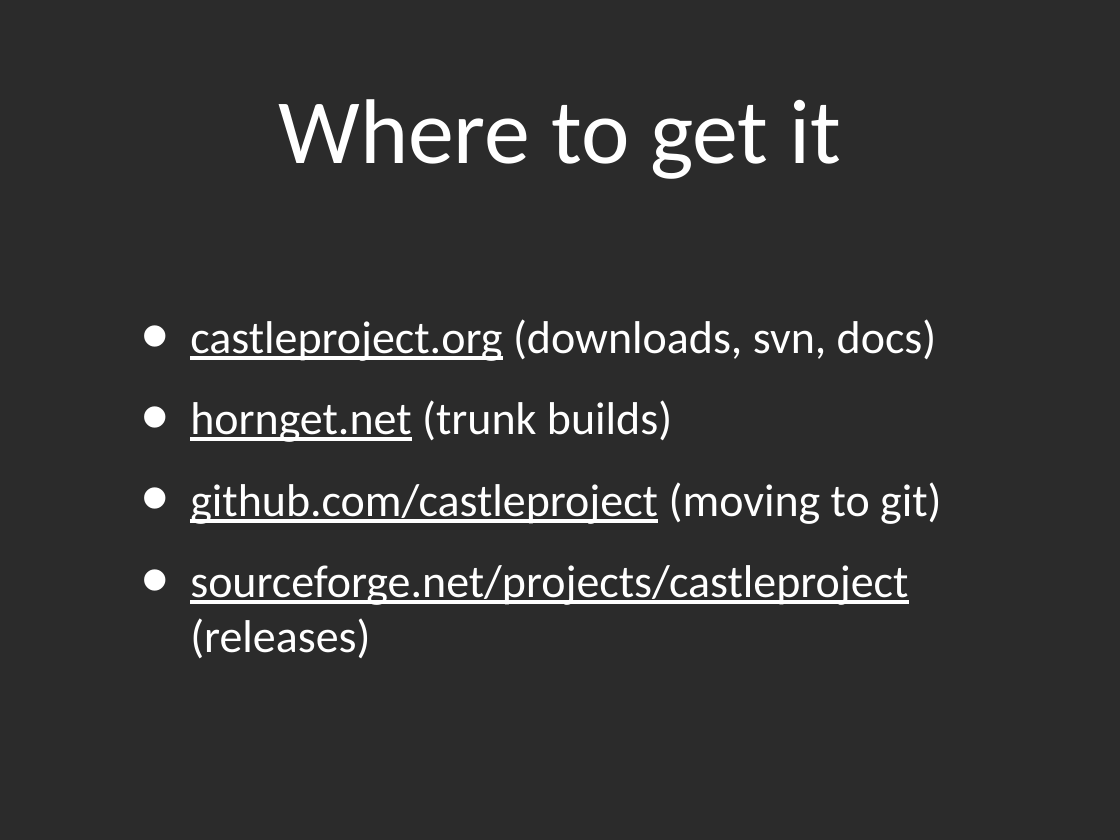
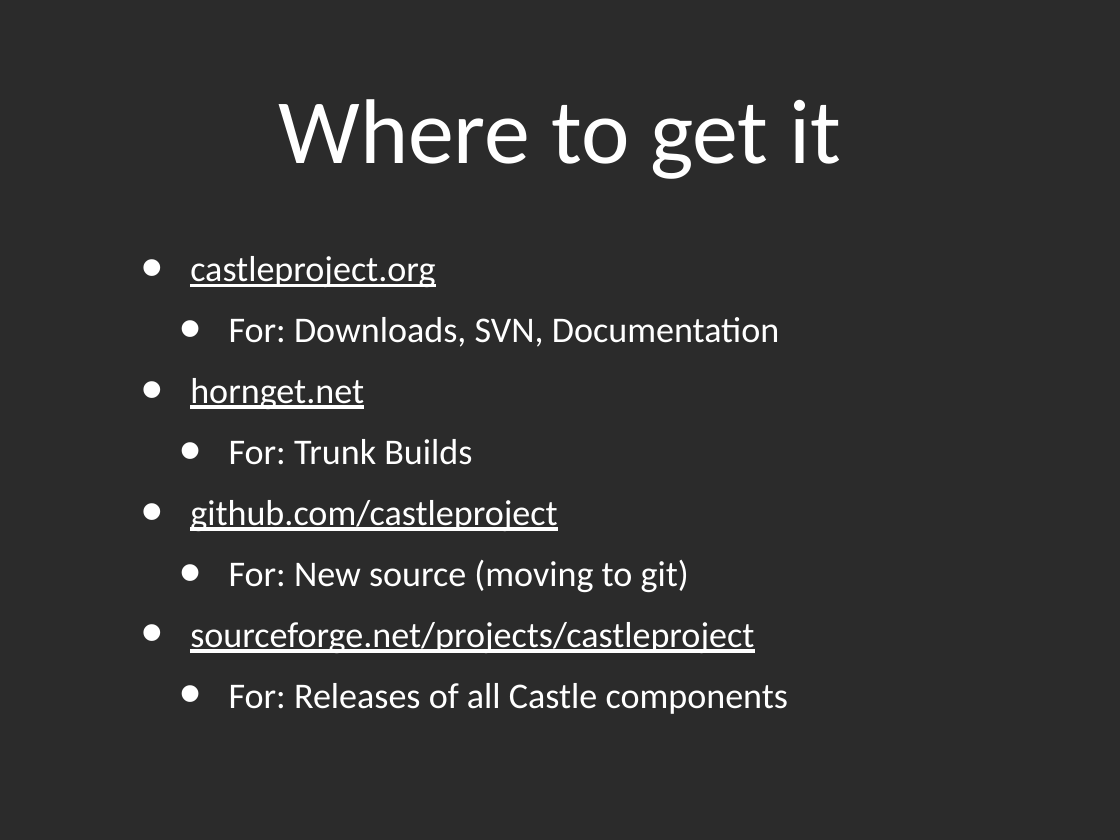
Before and after one commit to andypike/Talks, a slide deck: slide 9 of ORMBattle-Castle-ActiveRecord/ORMBattle-ActiveRecord.ppt (slide 3 before the commit). Drawn at 1120x840 pixels with LibreOffice and Linux fonts; fonts in the diff are those of the drawing; background and template pictures are left out; a plain dark background stands for a picture behind light text. Boxes give left, top, right and bottom in pixels: in the first picture for what was removed or moved away, otherwise in the second. Text is boxed around its words. In the diff, an @@ line names an element or a change of style, - is before the commit and + after.

Commit message:
Final changes for presentation

```diff
--- a/ORMBattle-Castle-ActiveRecord/ORMBattle-ActiveRecord.ppt
+++ b/ORMBattle-Castle-ActiveRecord/ORMBattle-ActiveRecord.ppt
@@ text at (190, 256, 788, 714): text changed; size 42 to 33 pt @@
-• castleproject.org (downloads, svn, docs)
-• hornget.net (trunk builds)
-• github.com/castleproject (moving to git)
-• sourceforge.net/projects/castleproject (releases)
+• castleproject.org
+  • For: Downloads, SVN, Documentation
+• hornget.net
+  • For: Trunk Builds
+• github.com/castleproject
+  • For: New source (moving to git)
+• sourceforge.net/projects/castleproject
+  • For: Releases of all Castle components
```
Also in this commit, not shown: 2 other slides changed, 1 other file.
